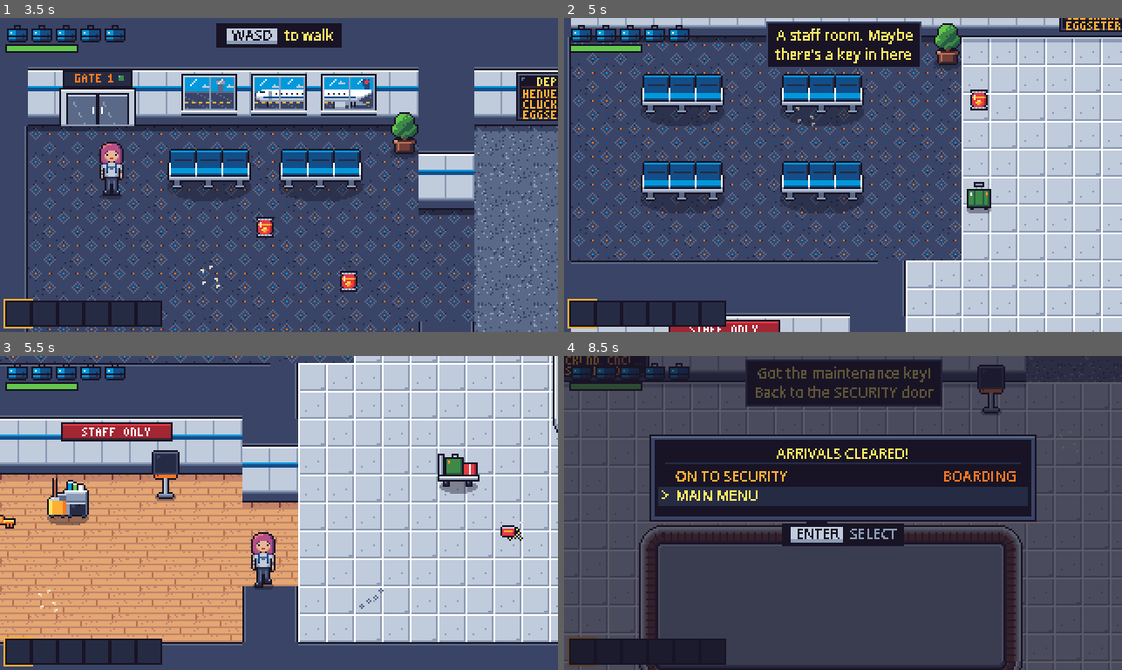
Above: before the commit, frames 1-4 (two rows, left to right).
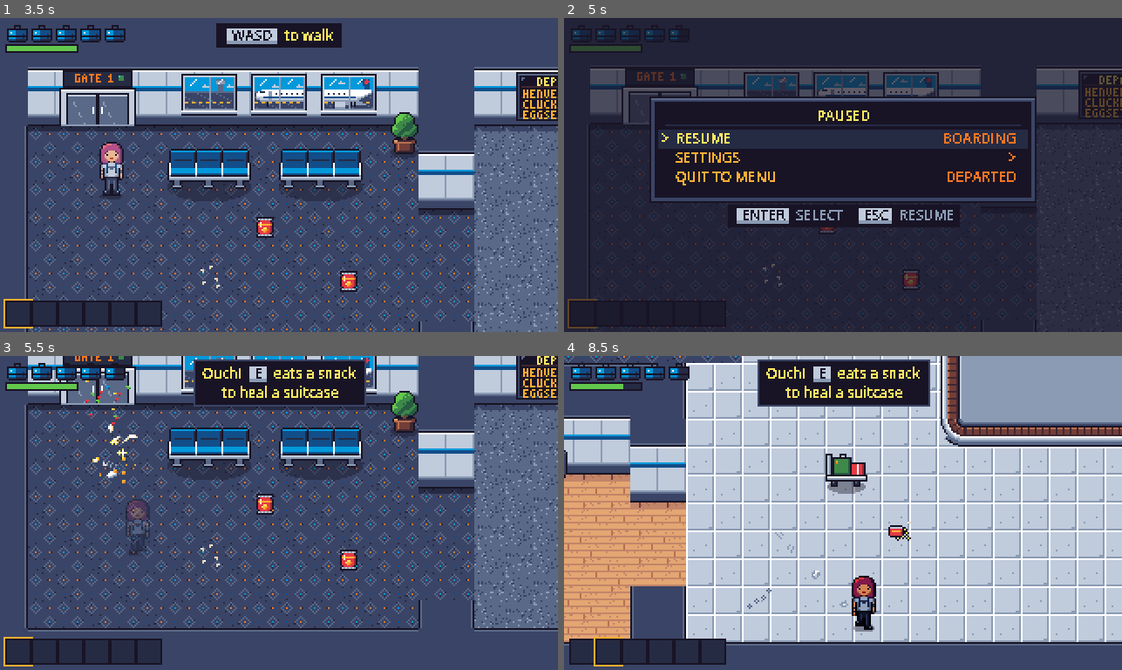
Above: after the commit, the same moments.

Repository: mvdmakesthings/PlanePoultryPanic
Game: Godot game, scene res://tests/level_01_smoke.tscn
Same seed, same stepped clock (60 frames per second), same inputs: the game is played once before the commit and once after it. This scene is started directly instead of the project's main scene.
Inputs (mouse positions are in pixels of both pictures, inside the frame that each line leads up to):
- Up to frame 1 (3.5 s): tap Enter (ui_accept) at 0.5, 0.77, 1.07 s; move the mouse to (401, 159) at 0.52 s; hold D (move_right) 0.53-1.25 s; hold G (drop_item) 0.53-1.25 s; click (401, 159) at 0.67 s; tap E (eat_snack) at 0.8 s; drag from (167, 190) to (345, 240) at 1.27 s; move the mouse to (334, 105) at 2.02 s; hold D (move_right) 2.03-2.75 s; hold F (interact) 2.03-2.75 s; tap R (next_item) at 2.3 s; drag from (251, 237) to (502, 328) at 2.77 s
- Up to frame 2 (5 s): move the mouse to (1010, 222) at 3.52 s; hold A (move_left) 3.53-4.25 s; hold Q (prev_item) 3.53-4.25 s; tap Enter (ui_accept) at 3.77, 4.07 s; tap Shift (run) at 3.8 s; tap Escape (pause) at 4.15 s; drag from (675, 127) to (759, 96) at 4.27 s
- Up to frame 3 (5.5 s): move the mouse to (306, 513) at 5.02 s; hold S (move_down) from 5.03 s (still down); hold Space (use_item) from 5.03 s (still down); click (306, 513) at 5.17 s; tap I at 5.3 s
- Up to frame 4 (8.5 s): release S (move_down) at 5.75 s; release Space (use_item) at 5.75 s; drag from (759, 434) to (608, 528) at 5.77 s; move the mouse to (965, 497) at 6.52 s; hold W (move_up) 6.53-7.25 s; hold G (drop_item) 6.53-7.25 s; tap Enter (ui_accept) at 6.77, 7.07 s; tap E (eat_snack) at 6.8 s; drag from (731, 528) to (815, 575) at 7.27 s; move the mouse to (898, 443) at 8.02 s; hold S (move_down) from 8.03 s (still down); hold F (interact) from 8.03 s (still down); tap R (next_item) at 8.3 s

Frame 1 is identical in both runs. In frame 2, 88% of the frame differs, in the area x 0-100%, y 0-100%; in frame 3, 84%; in frame 4, 85%.

Commit message:
Burst particles on runs, pecks, snacks, foam, eggs, carts, pickups and checkpoints
ParticleBurst draws a handful of bits from the particle sheet that arc
up, land on the floor and blink out, on whole pixels. Running kicks up
dust, pecks knock feathers loose, eating scatters crumbs (Amanda's and a
chicken's), spray leaves foam on the floor, eggs splat into bits, cart
slams throw sparks, pickups sparkle, checkpoints burst into confetti,
and stomps, landings and topples throw out a ring of dust. The Level 1
test checks every kind bursts and cleans up, and that running is dusty.

Diff:
--- a/game/scripts/characters/chicken.gd
+++ b/game/scripts/characters/chicken.gd
@@ -634,6 +634,7 @@
 	collision_mask = WORLD_LAYER | CHICKEN_LAYER
 	_sprite.position.y = 0.0
 	Juice.squash(_sprite, Vector2(1.3, 0.7), 0.15)
+	ParticleBurst.spawn(get_parent(), "dust", global_position, Vector2.ZERO, 3)
 
 
 func _overlaps_world() -> bool:
@@ -727,6 +728,8 @@
 	for body in _hitbox.get_overlapping_bodies():
 		if body is Player and (body as Player).take_damage(Player.PECK, global_position):
 			AudioManager.play("peck", global_position)
+			ParticleBurst.spawn(get_parent(), "feather", global_position.lerp(body.global_position, 0.5),
+				Vector2.ZERO, 3)
 			Juice.squash(_sprite, Vector2(0.8, 1.2), 0.15)
 			# Bounce back off the player and stay dazed for a moment.
 			state = State.RECOIL
--- a/game/scripts/characters/player.gd
+++ b/game/scripts/characters/player.gd
@@ -299,6 +299,7 @@
 		return
 	inventory.take_from(index)
 	AudioManager.play("eat")
+	ParticleBurst.spawn(get_parent(), "crumb", global_position, Vector2.ZERO, 0, 18.0)
 	_start_action("eat")
 	health = mini(health + SUITCASE, max_health)
 	health_changed.emit(health, max_health)
@@ -515,6 +516,9 @@
 	var animation := String(_sprite.animation)
 	if (animation.begins_with("walk") or animation.begins_with("run")) and _sprite.frame % 2 == 0:
 		AudioManager.play("step")
+		# Running kicks up a little dust behind her.
+		if animation.begins_with("run"):
+			ParticleBurst.spawn(get_parent(), "dust", global_position - facing * 3.0, -facing)
 
 
 func _update_invincibility(delta: float) -> void:
--- a/game/scripts/characters/totem.gd
+++ b/game/scripts/characters/totem.gd
@@ -313,6 +313,7 @@
 	_shockwave = 0.3
 	Juice.squash(self, Vector2(1.3, 0.7), 0.25, "stack_squash")
 	Juice.shake(4.0)
+	ParticleBurst.spawn(get_parent(), "stomp", global_position)
 	if _player and global_position.distance_to(_player.global_position) <= stomp_radius:
 		_player.take_damage(Player.SUITCASE, global_position)
 
@@ -364,6 +365,7 @@
 	# The boss coming down is the biggest moment in the game.
 	Juice.hitstop(0.25 if crowned else 0.1)
 	Juice.shake(8.0 if crowned else 5.0)
+	ParticleBurst.spawn(get_parent(), "stomp", global_position + _topple_dir * fall_spacing * members / 2.0)
 	_break_apart(true)
 
 
--- a/game/scripts/objects/checkpoint.gd
+++ b/game/scripts/objects/checkpoint.gd
@@ -37,6 +37,9 @@
 		return
 	is_active = true
 	if not quiet:
+		# A little celebration over the map.
+		ParticleBurst.spawn(get_parent(), "confetti", global_position, Vector2.ZERO, 0, 24.0)
+		ParticleBurst.spawn(get_parent(), "sparkle", global_position, Vector2.ZERO, 0, 18.0)
 		reached.emit(self)
 
 
--- a/game/scripts/objects/egg_projectile.gd
+++ b/game/scripts/objects/egg_projectile.gd
@@ -59,6 +59,7 @@
 func _splat() -> void:
 	_splatted = true
 	AudioManager.play("splat", global_position)
+	ParticleBurst.spawn(get_parent(), "egg", global_position, -direction, 0, -_sprite.position.y)
 	_timer = 0.0
 	_sprite.frame = 1
 	_sprite.position.y = 0.0
--- a/game/scripts/objects/extinguisher_spray.gd
+++ b/game/scripts/objects/extinguisher_spray.gd
@@ -47,9 +47,18 @@
 func _process(delta: float) -> void:
 	_time += delta
 	if _time >= lifetime:
+		_leave_foam()
 		queue_free()
 		return
 	queue_redraw()
+
+
+## Leaves a few puddles of foam on the floor along the cone, which fade
+## away after a couple of seconds. Just for show: they freeze nothing.
+func _leave_foam() -> void:
+	for i in range(0, _puffs.size(), 5):
+		var p := _puffs[i]
+		ParticleBurst.spawn(get_parent(), "foam", global_position + Vector2(p.x, p.y), Vector2.ZERO, 1)
 
 
 ## True if a floor position is inside the spray cone, measured from the
--- a/game/scripts/objects/item_pickup.gd
+++ b/game/scripts/objects/item_pickup.gd
@@ -32,7 +32,10 @@
 		if body is Player:
 			if dropped:
 				return
+			var before := count
 			count = (body as Player).pick_up(item, count)
+			if count < before:
+				ParticleBurst.spawn(get_parent(), "sparkle", global_position, Vector2.ZERO, 0, 7.0)
 			if count == 0:
 				queue_free()
 			return
--- a/game/scripts/objects/luggage_cart.gd
+++ b/game/scripts/objects/luggage_cart.gd
@@ -51,6 +51,10 @@
 		if speed >= lethal_speed:
 			Juice.shake(2.0)
 			Juice.squash(_sprite, Vector2(0.85, 1.15), 0.15)
+			# Sparks fly back off whatever it hit.
+			var hit := get_slide_collision(0)
+			ParticleBurst.spawn(get_parent(), "spark", hit.get_position(), hit.get_normal())
+			ParticleBurst.spawn(get_parent(), "dust", global_position, Vector2.ZERO, 3)
 		velocity = Vector2.ZERO
 	# Spin the wheels while rolling.
 	_sprite.frame = int(Time.get_ticks_msec() / 80) % 2 if velocity != Vector2.ZERO else 0
--- /dev/null
+++ b/game/scripts/objects/particle_burst.gd
@@ -0,0 +1,140 @@
+class_name ParticleBurst
+extends Node2D
+## A handful of little bits flying out from one spot: dust, feathers,
+## crumbs, foam, egg bits, sparks, sparkles or confetti, drawn from
+## effects_particles.png. Each bit moves across the floor and up and down
+## in height (the 3/4 view), lands, and blinks out at the end of its life.
+## Positions are whole pixels. Frees itself when every bit is gone.
+##
+##   ParticleBurst.spawn(get_parent(), "feather", global_position)
+
+const SHEET := preload("res://assets/sprites/effects_particles.png")
+const SIZE := 8
+## Row of each kind in the sheet (see docs/art-style-guide.md).
+const KINDS: Array[String] = ["dust", "feather", "crumb", "foam", "egg", "spark", "sparkle", "confetti"]
+## How each kind behaves:
+##   count     how many bits
+##   speed     floor speed range, px/s
+##   rise      upward speed range, px/s
+##   gravity   pulls height back down, px/s^2 (negative floats up)
+##   drag      floor speed lost per second, px/s
+##   life      lifetime range, s
+##   animate   true: play the row's frames over the life; false: pick one
+##   height    starting height above the floor, px
+##   flutter   side-to-side sway while airborne, px
+##   above     drawn over characters (true) or sorted with them (false)
+##   row       (optional) the sheet row to draw, for a kind that borrows
+##             another's art
+const STYLES := {
+	# A ring of dust thrown out by a totem's stomp or a heavy landing.
+	"stomp": {"row": "dust", "count": 10, "speed": [55.0, 75.0], "rise": [2.0, 8.0], "gravity": 0.0,
+		"drag": 140.0, "life": [0.35, 0.5], "animate": true, "height": 1.0, "flutter": 0.0, "above": false},
+	"dust": {"count": 3, "speed": [8.0, 20.0], "rise": [4.0, 12.0], "gravity": 0.0, "drag": 60.0,
+		"life": [0.4, 0.55], "animate": true, "height": 1.0, "flutter": 0.0, "above": false},
+	"feather": {"count": 4, "speed": [20.0, 45.0], "rise": [30.0, 60.0], "gravity": 70.0, "drag": 40.0,
+		"life": [0.8, 1.2], "animate": false, "height": 8.0, "flutter": 2.0, "above": true},
+	"crumb": {"count": 5, "speed": [15.0, 40.0], "rise": [30.0, 60.0], "gravity": 300.0, "drag": 30.0,
+		"life": [0.5, 0.8], "animate": false, "height": 6.0, "flutter": 0.0, "above": true},
+	"foam": {"count": 3, "speed": [0.0, 10.0], "rise": [0.0, 0.0], "gravity": 0.0, "drag": 30.0,
+		"life": [1.8, 2.6], "animate": true, "height": 0.0, "flutter": 0.0, "above": false},
+	"egg": {"count": 6, "speed": [20.0, 50.0], "rise": [30.0, 70.0], "gravity": 300.0, "drag": 30.0,
+		"life": [0.5, 0.8], "animate": false, "height": 6.0, "flutter": 0.0, "above": true},
+	"spark": {"count": 5, "speed": [50.0, 100.0], "rise": [20.0, 60.0], "gravity": 400.0, "drag": 120.0,
+		"life": [0.2, 0.35], "animate": true, "height": 4.0, "flutter": 0.0, "above": true},
+	"sparkle": {"count": 4, "speed": [10.0, 25.0], "rise": [10.0, 25.0], "gravity": -20.0, "drag": 20.0,
+		"life": [0.45, 0.7], "animate": true, "height": 6.0, "flutter": 0.0, "above": true},
+	"confetti": {"count": 16, "speed": [20.0, 50.0], "rise": [70.0, 110.0], "gravity": 160.0, "drag": 25.0,
+		"life": [1.1, 1.5], "animate": false, "height": 20.0, "flutter": 3.0, "above": true},
+}
+
+## Each bit: floor position (offset from the burst), floor velocity,
+## height, rising speed, age, life, frame (for variants), sway phase.
+var _bits: Array[Dictionary] = []
+var _style: Dictionary
+var _row := 0
+
+
+## Spawns a burst of kind at a floor position, as a child of parent (use
+## the level's y-sorted Entities, or the emitter's parent). direction, if
+## given, aims the burst; otherwise it sprays every way. count 0 uses the
+## kind's usual number; height, if not negative, is how far above the floor
+## the bits start (a snack at her mouth, an egg at chest height).
+static func spawn(parent: Node, kind: String, at: Vector2, direction := Vector2.ZERO,
+		count := 0, height := -1.0) -> ParticleBurst:
+	if parent == null or not is_instance_valid(parent):
+		return null
+	var burst := ParticleBurst.new()
+	burst.setup(kind, direction, count, height)
+	parent.add_child(burst)
+	burst.global_position = at.round()
+	return burst
+
+
+func setup(kind: String, direction := Vector2.ZERO, count := 0, height := -1.0) -> void:
+	_style = STYLES[kind]
+	_row = KINDS.find(_style.get("row", kind))
+	if _style["above"]:
+		z_index = 1
+	var variants := SHEET.get_width() / SIZE
+	for i in (count if count > 0 else int(_style["count"])):
+		var angle := randf() * TAU
+		if direction != Vector2.ZERO:
+			angle = direction.angle() + randf_range(-0.7, 0.7)
+		var speed: Array = _style["speed"]
+		var rise: Array = _style["rise"]
+		var life: Array = _style["life"]
+		var floor_velocity := Vector2.from_angle(angle) * randf_range(speed[0], speed[1])
+		# The floor is seen at an angle, so movement toward or away from
+		# the camera looks shorter.
+		floor_velocity.y *= 0.5
+		_bits.append({
+			"pos": Vector2.ZERO, "vel": floor_velocity,
+			"h": height if height >= 0.0 else float(_style["height"]), "vh": randf_range(rise[0], rise[1]),
+			"age": 0.0, "life": randf_range(life[0], life[1]),
+			"frame": randi() % variants, "phase": randf() * TAU,
+		})
+
+
+func _process(delta: float) -> void:
+	var drag: float = _style["drag"]
+	var gravity: float = _style["gravity"]
+	for i in range(_bits.size() - 1, -1, -1):
+		var bit := _bits[i]
+		bit["age"] += delta
+		if bit["age"] >= bit["life"]:
+			_bits.remove_at(i)
+			continue
+		bit["pos"] += bit["vel"] * delta
+		bit["vel"] = (bit["vel"] as Vector2).move_toward(Vector2.ZERO, drag * delta)
+		bit["vh"] -= gravity * delta
+		bit["h"] = maxf(bit["h"] + bit["vh"] * delta, 0.0)
+		if bit["h"] == 0.0 and bit["vh"] < 0.0:
+			# Landed: it stops where it fell.
+			bit["vh"] = 0.0
+			bit["vel"] = Vector2.ZERO
+	if _bits.is_empty():
+		queue_free()
+		return
+	queue_redraw()
+
+
+func _draw() -> void:
+	var flutter: float = _style["flutter"]
+	for bit in _bits:
+		var t: float = bit["age"] / bit["life"]
+		# Blink out over the last fifth of its life, never fading: pixels
+		# are either there or not.
+		if t > 0.8 and int(bit["age"] * 20.0) % 2 == 0:
+			continue
+		var frame: int = int(t * 4.0) if _style["animate"] else bit["frame"]
+		var sway := 0.0
+		if flutter > 0.0 and bit["h"] > 0.0:
+			sway = sin(bit["age"] * 8.0 + bit["phase"]) * flutter
+		var at := (bit["pos"] as Vector2) + Vector2(sway, -bit["h"]) - Vector2(SIZE, SIZE) / 2.0
+		draw_texture_rect_region(SHEET, Rect2(at.round(), Vector2(SIZE, SIZE)),
+			Rect2(frame * SIZE, _row * SIZE, SIZE, SIZE))
+
+
+## Bits still showing, for tests.
+func bit_count() -> int:
+	return _bits.size()
--- a/game/scripts/objects/thrown_snack.gd
+++ b/game/scripts/objects/thrown_snack.gd
@@ -61,6 +61,7 @@
 	if _consumed:
 		return false
 	_consumed = true
+	ParticleBurst.spawn(get_parent(), "crumb", global_position)
 	queue_free()
 	return true
 
--- a/game/tests/level_01_smoke.gd
+++ b/game/tests/level_01_smoke.gd
@@ -313,6 +313,27 @@
 	_check(Juice.shake_offset() == Vector2.ZERO and level.get_node("Entities/Player/Camera2D").offset == Vector2.ZERO,
 		"the camera settles back after shaking")
 	_check(player._sprite.scale == Vector2.ONE, "she springs back from the squash")
+
+	# Particles: every kind bursts out, then cleans itself up.
+	var entities := level.get_node("Entities")
+	var bursts: Array = []
+	for kind: String in ParticleBurst.STYLES:
+		bursts.append(ParticleBurst.spawn(entities, kind, player.global_position))
+	await get_tree().process_frame
+	_check(bursts.all(func(b: Variant) -> bool: return b.bit_count() > 0), "every kind of particle bursts out")
+	await _wait(3.0)
+	_check(bursts.all(func(b: Variant) -> bool: return not is_instance_valid(b)), "particles clean themselves up")
+	player.global_position = Vector2(240, 488)
+	var dusty := false
+	Input.action_press("run")
+	Input.action_press("move_right")
+	for i in 40:
+		await get_tree().physics_frame
+		if entities.get_children().any(func(n: Node) -> bool: return n is ParticleBurst):
+			dusty = true
+	Input.action_release("run")
+	Input.action_release("move_right")
+	_check(dusty, "running kicks up dust")
 	level.queue_free()
 
 
Not shown, added: game/scripts/objects/particle_burst.gd.uid
